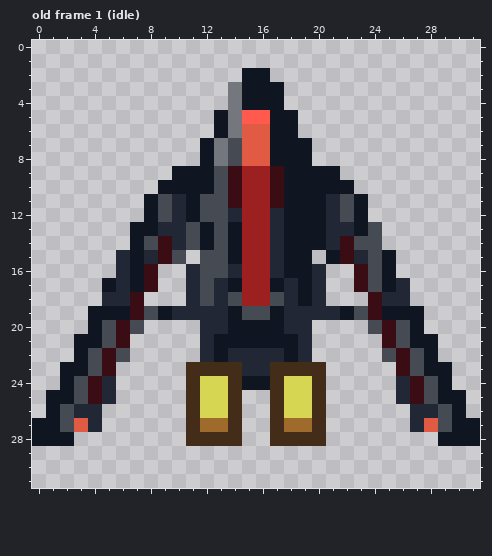
Pixel-art file, stored at assets/sources/enemies/interceptor.ase. Above is the file before it was changed.
32x32 pixels, 11 frames. Shown: old frame 1 (idle). The commit also changed other frames, which this record leaves out.
And afterwards:
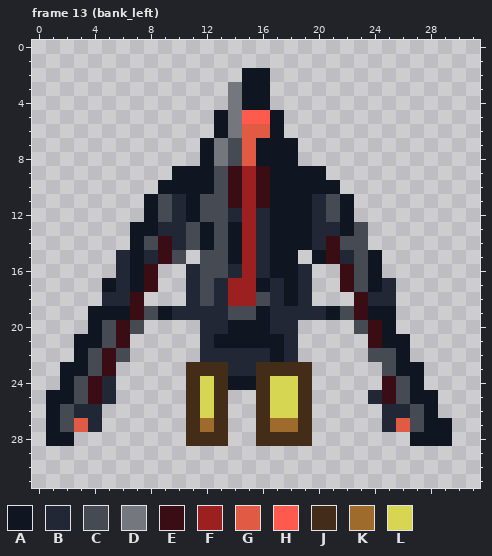
Palette (. is transparent): A #101522  B #222735  C #464a52  D #74777d  E #3a0d14  F #9c2020  G #e15a43  H #ff5a4d  J #442d18  K #9e6b2d  L #d6d653
A new or re-ordered frame is compared with the old frame closest to it.
Difference:
frames 11 -> 17
Frame 13 (bank_left) is new; against old frame 1 (idle):
y 3..4: x 17 A -> .
y 5..6: x 18 A -> .
y 7..8: x 16 G -> A; x 19 A -> .
y 9: x 16..17 FE -> EA; x 21 A -> .
y 10: x 16..17 FE -> EA; x 22 A -> .
y 11: x 16..17 FE -> EA; x 20..23 ABCA -> BCA.
y 12: x 16..17 FB -> BA; x 20..23 ABCA -> BCA.
y 13: x 16..17 FB -> BA; x 20 A -> B; x 22..24 BAC -> AC.
y 14: x 16..17 FB -> BA; x 20..22 ABE -> BEC; x 24 C -> .
y 15: x 16..17 FB -> BA; x 19..25 A.AEBCA -> .AEBCA.
y 16: x 16..17 FB -> BA; x 19..20 AB -> B.; x 22..25 .ECA -> ECA.
y 17: x 14 A -> F; x 16..20 FABAB -> ABAB.; x 22..26 .ECAB -> ECAB.
y 18: x 14 C -> F; x 16..20 FCBAB -> CBAB.; x 23..24 .E -> EB; x 26 B -> .
y 19: x 14 A -> C; x 16..17 CA -> AB; x 21..24 BACE -> ACEA; x 26..27 AA -> ..
y 20: x 17 A -> B; x 19 B -> .; x 23..27 .CECA -> CEA..
y 21: x 18..19 AB -> B.; x 24..28 .ECAA -> EAA..
y 22: x 13 A -> B; x 17..19 BAB -> AB.; x 24 . -> C; x 26..28 ECA -> A..
y 23: x 14 J -> B; x 16 B -> J; x 20 J -> .; x 25..29 .ECAA -> CAA..
y 24: x 13..14 LJ -> JA; x 16..17 AJ -> JL; x 19..20 LJ -> J.; x 25..29 .BECA -> ECA..
y 25: x 13..14 LJ -> J.; x 16..17 .J -> JL; x 19..20 LJ -> J.; x 24..30 ..BECAA -> BECAA..
y 26: x 13..14 LJ -> J.; x 16..17 .J -> JL; x 19..20 LJ -> J.; x 25..30 ..BBCA -> BBCA..
y 27: x 0 A -> .; x 13..14 KJ -> J.; x 16..17 .J -> JK; x 19..20 KJ -> J.; x 25..31 ..BGCAA -> BGCAA..
y 28: x 0 A -> .; x 14 J -> .; x 16 . -> J; x 20 J -> .; x 27..28 .. -> AA; x 30..31 AA -> ..
Changed places in both pictures, as pixel boxes (x1, y1, x2, y2):
changed: (214, 82, 480, 446)
erased: (32, 418, 46, 446)
